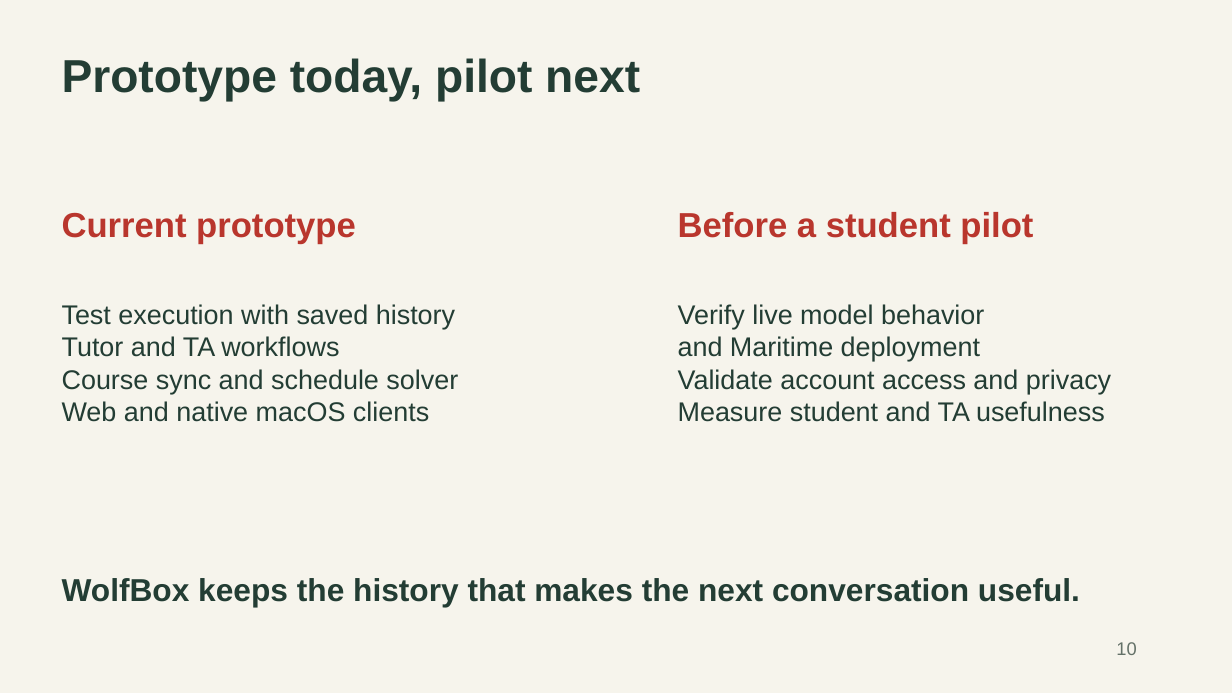
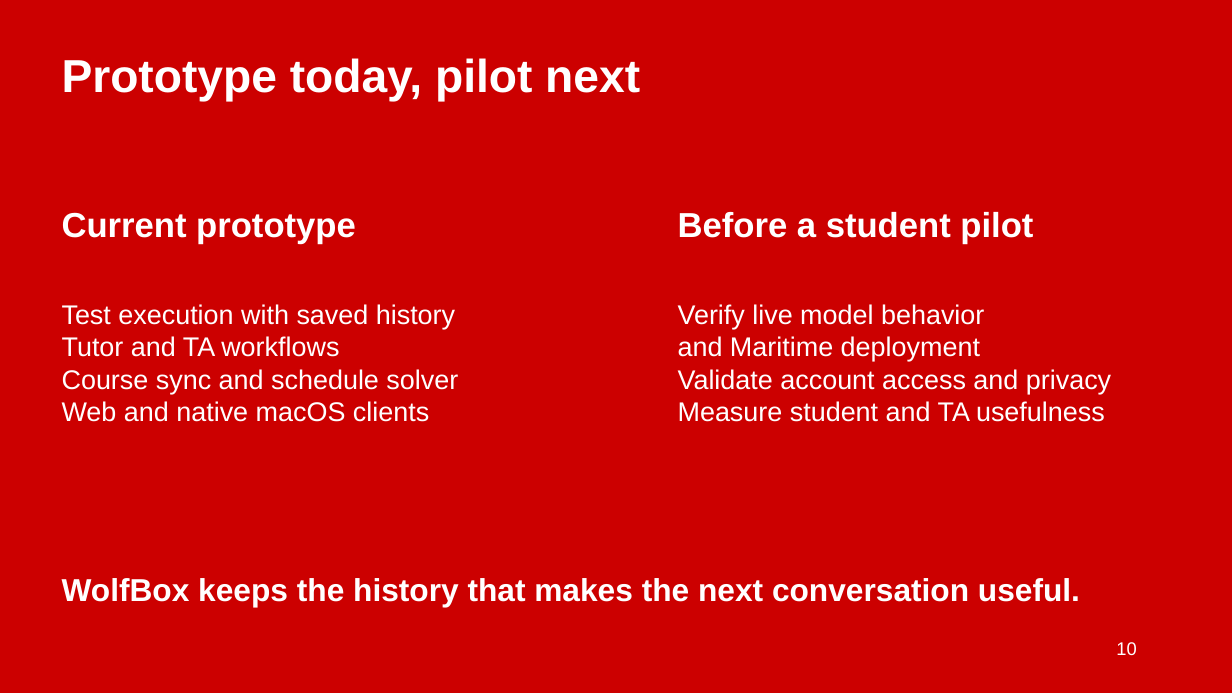
Before and after one commit to rahinarrianislam/WolfBox, a slide deck: slide 10 of presentations/WolfBox-Pitch.pptx. Drawn at 1232x693 pixels with LibreOffice and Linux fonts; fonts in the diff are those of the drawing. Boxes give left, top, right and bottom in pixels: in the first picture for what was removed or moved away, otherwise in the second. Text is boxed around its words. In the diff, an @@ line names an element or a change of style, - is before the commit and + after.

Commit message:
Theme presentation with NC State colors

```diff
--- a/presentations/WolfBox-Pitch.pptx
+++ b/presentations/WolfBox-Pitch.pptx
@@ background #F6F4EC to #CC0000 @@
@@ text "Current prototype" at (62, 212, 356, 244): text colour #B9362D to #FFFFFF @@
@@ text "Before a student pilot" at (678, 212, 1033, 244): text colour #B9362D to #FFFFFF @@
@@ text colour #233D34 to #FFFFFF in 4 elements at (62, 58, 640, 102), (62, 304, 458, 422), (678, 304, 1111, 422), (62, 578, 1080, 607) @@
@@ text "10" at (1116, 642, 1136, 655): text colour #647168 to #FFFFFF @@
```
Also in this commit, not shown: 9 other slides changed.
